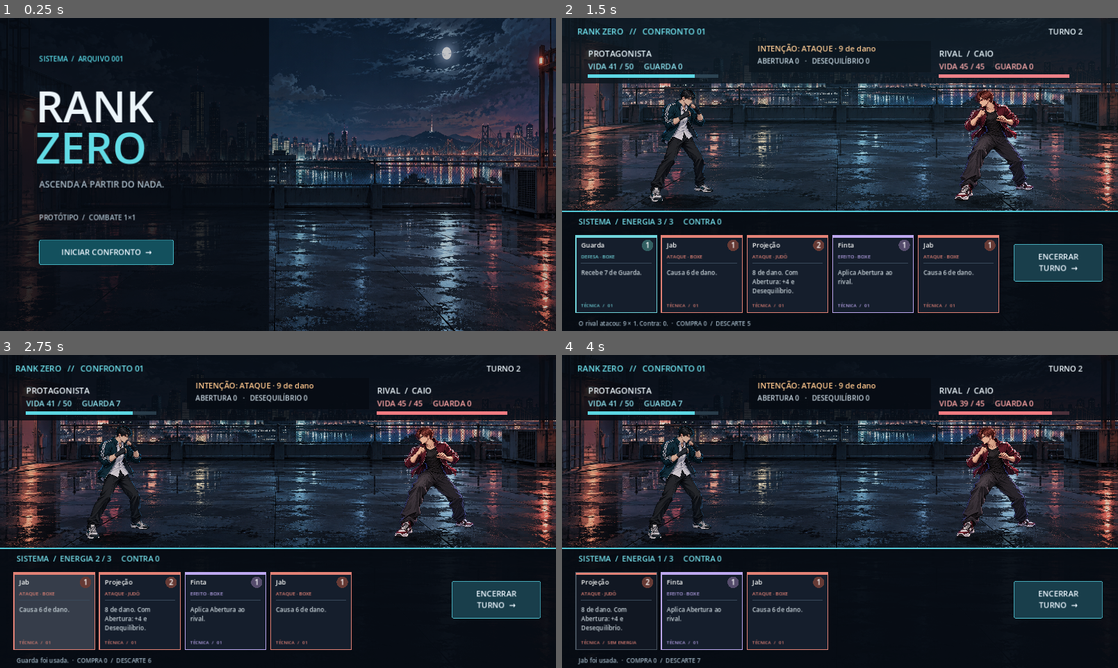
Above: before the commit, frames 1-4 (two rows, left to right).
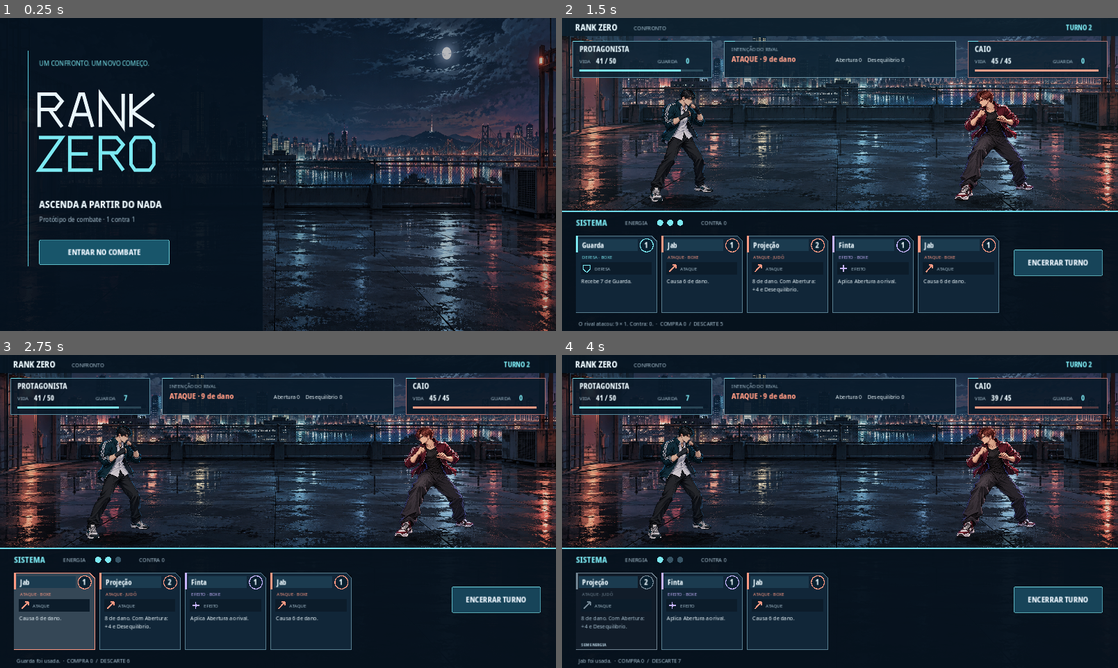
Above: after the commit, the same moments.

Repository: Georlan/rank-zero
Game: Godot game, scene res://scenes/main.tscn
Same seed, same stepped clock (60 frames per second), same inputs: the game is played once before the commit and once after it.
Inputs (mouse positions are in pixels of both pictures, inside the frame that each line leads up to):
- Up to frame 1 (0.25 s): no input
- Up to frame 2 (1.5 s): click "INICIAR CONFRONTO →" (after the commit: "ENTRAR NO COMBATE") at 0.5 s; click "ENCERRAR TURNO →" (after the commit: "ENCERRAR TURNO") at 1.25 s
- Up to frame 3 (2.75 s): tap Enter (ui_accept) at 2 s; move the mouse to (55, 611) at 2.02 s; hold Enter (ui_accept) from 2.03 s (still down); click (55, 611) at 2.17 s
- Up to frame 4 (4 s): release Enter (ui_accept) at 2.78 s; tap Enter (ui_accept) at 2.85, 3.02, 3.32 s; click (617, 611) at 2.92 s; hold Enter (ui_accept) from 3.53 s (still down); click (617, 611) at 3.67 s

The runs differ from the first frame. In frame 1, 5.3% of the frame differs, in the area x 3-49%, y 10-100%; in frame 2, 15%; in frame 3, 15%, in the area x 0-100%, y 1-99%; in frame 4, 14%.

Commit message:
Redesign combat interface and create original wordmark

Diff:
--- a/scripts/card_view.gd
+++ b/scripts/card_view.gd
@@ -1,32 +1,54 @@
 extends Control
 signal selected
+const Style = preload("res://scripts/ui_style.gd")
 var card: Dictionary
 var affordable := true
 var hovered := false
-const FONT_SIZE = 15
 func configure(data: Dictionary, can_play: bool) -> void:
- card = data
- affordable = can_play
+ card = data; affordable = can_play
  mouse_filter = Control.MOUSE_FILTER_STOP
  mouse_default_cursor_shape = Control.CURSOR_POINTING_HAND
+ focus_mode = Control.FOCUS_ALL
  mouse_entered.connect(func(): hovered = true; queue_redraw())
  mouse_exited.connect(func(): hovered = false; queue_redraw())
+ focus_entered.connect(queue_redraw)
+ focus_exited.connect(queue_redraw)
 func _gui_input(event: InputEvent) -> void:
- if event is InputEventMouseButton and event.button_index == MOUSE_BUTTON_LEFT and event.pressed and affordable:
-  selected.emit()
+ if affordable and ((event is InputEventMouseButton and event.button_index == MOUSE_BUTTON_LEFT and event.pressed) or (event.is_action_pressed("ui_accept") and has_focus())):
+  selected.emit(); accept_event()
+func _glyph(kind: String, accent: Color) -> void:
+ var c = Vector2(25, 75)
+ if kind in ["damage", "throw"]:
+  draw_line(c + Vector2(-7, 8), c + Vector2(8, -8), accent, 3)
+  draw_line(c + Vector2(0, -8), c + Vector2(8, -8), accent, 3)
+  draw_line(c + Vector2(8, -8), c + Vector2(8, 0), accent, 3)
+ elif kind in ["guard", "counter"]:
+  draw_polyline(PackedVector2Array([c+Vector2(-8,-7),c+Vector2(8,-7),c+Vector2(8,2),c+Vector2(0,9),c+Vector2(-8,2),c+Vector2(-8,-7)]), accent, 2)
+  if kind == "counter": draw_line(c+Vector2(-3,1), c+Vector2(4,-4),accent,2)
+ else:
+  draw_line(c+Vector2(-8,0),c+Vector2(8,0),accent,2)
+  draw_line(c+Vector2(0,-8),c+Vector2(0,8),accent,2)
+  draw_circle(c, 3, accent)
 func _draw() -> void:
  if card.is_empty(): return
- var colors = {"damage": Color("e38276"), "throw": Color("e38276"), "guard": Color("70d4db"), "counter": Color("70d4db"), "opening": Color("bda8f0")}
- var accent: Color = colors.get(card.effect, Color.WHITE)
- var bg = Color("151e2c") if affordable else Color("111722")
- if hovered and affordable: bg = bg.lightened(0.14)
- draw_rect(Rect2(Vector2.ZERO, size), bg)
- draw_rect(Rect2(Vector2.ZERO, size), accent if affordable else Color("45505c"), false, 2)
- draw_rect(Rect2(0,0,size.x,5), accent)
- draw_string(ThemeDB.fallback_font, Vector2(12,27), card.name, HORIZONTAL_ALIGNMENT_LEFT, size.x-46, 13 if card.name.length() > 15 else FONT_SIZE, Color("f3f4f3"))
- draw_circle(Vector2(size.x-21,22), 13, accent.darkened(0.55))
- draw_string(ThemeDB.fallback_font, Vector2(size.x-26,28), str(card.cost), HORIZONTAL_ALIGNMENT_LEFT, -1, 17, Color.WHITE)
- draw_string(ThemeDB.fallback_font, Vector2(12,52), card.type, HORIZONTAL_ALIGNMENT_LEFT, size.x-24, 11, accent)
- draw_line(Vector2(12,63), Vector2(size.x-12,63), Color("39495a"), 1)
- draw_multiline_string(ThemeDB.fallback_font, Vector2(12,90), card.description, HORIZONTAL_ALIGNMENT_LEFT, size.x-24, 14, 4, Color("c8d3d9"))
- draw_string(ThemeDB.fallback_font, Vector2(12,size.y-13), "TÉCNICA   /   %s" % ("01" if affordable else "SEM ENERGIA"), HORIZONTAL_ALIGNMENT_LEFT, size.x-24, 10, accent)
+ var colors = {"damage": Style.CORAL, "throw": Style.CORAL, "guard": Style.CYAN, "counter": Style.CYAN, "opening": Style.PURPLE}
+ var accent: Color = colors.get(card.effect, Style.TEXT)
+ if not affordable: accent = Color("718492")
+ var base = Color("112638") if affordable else Color("111c29")
+ if hovered and affordable: base = base.lightened(0.15)
+ draw_rect(Rect2(3,5,size.x-3,size.y-5), Color(0,0,0,0.38))
+ var polygon = PackedVector2Array([Vector2(0,0), Vector2(size.x-12,0), Vector2(size.x,12), Vector2(size.x,size.y), Vector2(0,size.y)])
+ draw_colored_polygon(polygon, base)
+ draw_polyline(PackedVector2Array([Vector2(0,size.y),Vector2(0,0),Vector2(size.x-12,0),Vector2(size.x,12),Vector2(size.x,size.y),Vector2(0,size.y)]), accent if hovered or has_focus() else Color("597f91"), 1.5)
+ draw_rect(Rect2(0,0,5,39), accent)
+ draw_rect(Rect2(7,8,size.x-51,27), Color("1b3b4f"))
+ draw_string(Style.DISPLAY, Vector2(14,28), card.name, HORIZONTAL_ALIGNMENT_LEFT, size.x-62, 16 if card.name.length() < 16 else 13, Style.TEXT)
+ draw_circle(Vector2(size.x-23,22), 15, Color("092131"))
+ draw_arc(Vector2(size.x-23,22), 15, 0, TAU, 32, accent, 2)
+ draw_string(Style.DISPLAY, Vector2(size.x-29,28), str(card.cost), HORIZONTAL_ALIGNMENT_LEFT, 16, 17, Style.TEXT)
+ draw_string(Style.BODY, Vector2(14,53), card.type, HORIZONTAL_ALIGNMENT_LEFT, size.x-28, 10, accent)
+ draw_rect(Rect2(11,61,size.x-22,29), Color("0c1c2a"))
+ _glyph(card.effect,accent)
+ draw_string(Style.BODY, Vector2(43,80), "EFEITO" if card.effect == "opening" else "REAÇÃO" if card.effect == "counter" else "DEFESA" if card.effect == "guard" else "ATAQUE", HORIZONTAL_ALIGNMENT_LEFT, size.x-55, 10, Style.MUTED)
+ draw_multiline_string(Style.BODY, Vector2(12,109), card.description, HORIZONTAL_ALIGNMENT_LEFT, size.x-24, 12, 4, Style.TEXT if affordable else Style.MUTED)
+ if not affordable: draw_string(Style.DISPLAY, Vector2(12,size.y-8), "SEM ENERGIA", HORIZONTAL_ALIGNMENT_LEFT, size.x-24, 10, Style.MUTED)
--- a/scripts/main.gd
+++ b/scripts/main.gd
@@ -1,6 +1,7 @@
 extends Control
 const Combat = preload("res://scripts/combat.gd")
 const Cards = preload("res://data/cards.gd")
+const Style = preload("res://scripts/ui_style.gd")
 const CardView = preload("res://scripts/card_view.gd")
 const Rooftop = preload("res://assets/art/rooftop_empty.png")
 const FighterActor = preload("res://scripts/fighter_actor.gd")
@@ -27,8 +28,9 @@
  b.text = label
  b.position = pos; b.size = size
  b.add_theme_font_size_override("font_size", 18)
+ b.add_theme_font_override("font", Style.DISPLAY)
  b.add_theme_color_override("font_color", Color("eef7ff"))
- var box = StyleBoxFlat.new(); box.bg_color = color; box.border_color = Color("59d9e8"); box.set_border_width_all(1); box.set_corner_radius_all(4); box.content_margin_left = 10; box.content_margin_right = 10
+ var box = StyleBoxFlat.new(); box.bg_color = color; box.border_color = Color("7ce9f2"); box.set_border_width_all(1); box.set_corner_radius_all(3); box.content_margin_left = 10; box.content_margin_right = 10
  b.add_theme_stylebox_override("normal", box)
  var hover = box.duplicate(); hover.bg_color = color.lightened(0.18); b.add_theme_stylebox_override("hover", hover)
  var disabled = box.duplicate(); disabled.bg_color = Color("17202b"); disabled.border_color = Color("384554"); b.add_theme_stylebox_override("disabled", disabled)
@@ -38,7 +40,7 @@
 func _show_title() -> void:
  fight_serial += 1; pending_jab_result = ""
  screen = "title"; hero_actor.reset_actor(); rival_actor.reset_actor(); hero_actor.hide(); rival_actor.hide(); _clear_buttons()
- _button("INICIAR CONFRONTO  →", Vector2(90, 510), Vector2(310, 58), _start, Color("13505d"))
+ _button("ENTRAR NO COMBATE", Vector2(90, 510), Vector2(300, 58), _start, Color("18556a"))
  queue_redraw()
 func _start() -> void:
  fight_serial += 1; pending_jab_result = ""; result_visible = false
@@ -60,7 +62,7 @@
    view.configure(card, card.cost <= battle.energy)
    view.selected.connect(_play.bind(i))
    add_child(view); buttons.append(view)
-  _button("ENCERRAR\nTURNO  →", Vector2(1040, 520), Vector2(205, 86), _end_turn, Color("193e4b"))
+  _button("ENCERRAR TURNO", Vector2(1040, 533), Vector2(205, 60), _end_turn, Color("174459"))
  queue_redraw()
 func _play(index: int) -> void:
  if index < 0 or index >= battle.hand.size(): return
@@ -106,40 +108,81 @@
 func _process(_delta: float) -> void:
  if flash > 0.0: queue_redraw()
 func _text(value: String, x: float, y: float, size: int, color: Color = Color("ecf5fa")) -> void:
- draw_string(ThemeDB.fallback_font, Vector2(x,y), value, HORIZONTAL_ALIGNMENT_LEFT, -1, size, color)
+ draw_string(Style.BODY, Vector2(x,y), value, HORIZONTAL_ALIGNMENT_LEFT, -1, size, color)
+func _display(value: String, x: float, y: float, size: int, color: Color = Style.TEXT) -> void:
+ draw_string(Style.DISPLAY, Vector2(x,y), value, HORIZONTAL_ALIGNMENT_LEFT, -1, size, color)
+func _panel(rect: Rect2, edge: Color = Color("588a9d")) -> void:
+ draw_rect(rect, Color(0.035, 0.10, 0.16, 0.91))
+ draw_rect(rect, edge, false, 1)
+ draw_line(rect.position, rect.position + Vector2(24, 0), Style.CYAN, 2)
+func _mark(label: String, x: float, y: float, scale: float, color: Color) -> void:
+ # Original geometric wordmark, not a general-purpose typeface.
+ var paths = {
+  "R": [[0,1,0,0,0.72,0,1,0.22,0.72,0.47,0,0.47],[0.46,0.47,1,1]],
+  "A": [[0,1,0.45,0,0.60,0,1,1],[0.18,0.63,0.82,0.63]],
+  "N": [[0,1,0,0,1,1,1,0]],
+  "K": [[0,0,0,1],[1,0,0.05,0.55,1,1]],
+  "Z": [[0,0,1,0,0,1,1,1]],
+  "E": [[1,0,0,0,0,1,1,1],[0,0.5,0.78,0.5]],
+  "O": [[0.18,0,0.82,0,1,0.18,1,0.82,0.82,1,0.18,1,0,0.82,0,0.18,0.18,0]]
+ }
+ var cursor = x
+ for letter in label:
+  if letter == " ": cursor += scale * 0.35; continue
+  for path in paths.get(letter, []):
+   var points = PackedVector2Array()
+   for i in range(0,path.size(),2): points.append(Vector2(cursor + path[i]*scale*0.7, y + path[i+1]*scale))
+   draw_polyline(points, color, maxf(3.0, scale*0.09), true)
+  cursor += scale * 0.94
 func _draw() -> void:
  draw_texture_rect(Rooftop, Rect2(0,0,1280,720), false)
- draw_rect(Rect2(0,0,1280,720), Color(0.02,0.04,0.08,0.24))
+ draw_rect(Rect2(0,0,1280,720), Color(0.01,0.035,0.07,0.28))
  if screen == "title":
-  draw_rect(Rect2(0,0,620,720), Color(0.025,0.045,0.075,0.80))
-  _text("SISTEMA  /  ARQUIVO 001", 90, 100, 16, Color("58d8e6"))
-  _text("RANK", 82, 240, 100)
-  _text("ZERO", 82, 335, 100, Color("61dbe5"))
-  _text("ASCENDA A PARTIR DO NADA.", 90, 390, 20, Color("aabcc9"))
-  _text("PROTÓTIPO  /  COMBATE 1×1", 90, 465, 16, Color("aabcc9"))
+  draw_rect(Rect2(0,0,605,720), Color(0.02,0.07,0.12,0.93))
+  draw_line(Vector2(65,76),Vector2(65,572),Color("5bcfe1"),2)
+  _text("UM CONFRONTO. UM NOVO COMEÇO.",90,110,14,Style.CYAN)
+  _mark("RANK", 90, 175, 75, Style.TEXT)
+  _mark("ZERO", 90, 275, 75, Style.CYAN)
+  draw_line(Vector2(90,395),Vector2(430,395),Color("497a8f"),1)
+  _display("ASCENDA A PARTIR DO NADA",90,437,23,Style.TEXT)
+  _text("Protótipo de combate · 1 contra 1",90,469,14,Style.MUTED)
   return
- # Frame the floor inside the playable arena, above the card tray.
  draw_texture_rect_region(Rooftop, Rect2(0,0,1280,445), Rect2(0,120,1956,684))
- draw_rect(Rect2(0,0,1280,445), Color(0.02,0.04,0.08,0.14))
- draw_rect(Rect2(0,0,1280,150), Color(0.025,0.045,0.075,0.85))
- draw_rect(Rect2(0,445,1280,275), Color(0.025,0.045,0.075,0.96))
- draw_line(Vector2(0,445), Vector2(1280,445), Color("54c8d6"), 2)
- draw_rect(Rect2(430,53,420,72), Color(0.025,0.045,0.075,0.87))
- _text("RANK ZERO   //   CONFRONTO 01", 35, 38, 19, Color("6ee2ed"))
- _text("TURNO %d" % battle.turn, 1120, 38, 18)
- _text("PROTAGONISTA", 60, 89, 19)
- _text("VIDA %d / 50     GUARDA %d" % [battle.hp, battle.guard], 60, 118, 18, Color("8ce2ee"))
- _text("RIVAL  /  CAIO", 868, 89, 19)
- _text("VIDA %d / 45     GUARDA %d" % [battle.enemy_hp, battle.enemy_guard], 868, 118, 18, Color("ffa5a5"))
- draw_rect(Rect2(60,130,300,7), Color("283b49")); draw_rect(Rect2(60,130,300.0*battle.hp/50,7), Color("5bd6e2"))
- draw_rect(Rect2(868,130,300,7), Color("49303a")); draw_rect(Rect2(868,130,300.0*battle.enemy_hp/45,7), Color("f17b81"))
- _text("INTENÇÃO: " + battle.intent.label, 450, 77, 18, Color("ffc78d"))
- _text("ABERTURA %d   ·   DESEQUILÍBRIO %d" % [battle.opening, battle.off_balance], 450, 105, 16, Color("c7d5df"))
- _text("SISTEMA  /  ENERGIA %d / 3     CONTRA %d" % [battle.energy, battle.counter], 38, 475, 18, Color("73dce7"))
- _text("%s  ·  COMPRA %d  /  DESCARTE %d" % [battle.log, battle.deck.size(), battle.discard.size()], 38, 708, 14, Color("9db1bf"))
+ draw_rect(Rect2(0,0,1280,445), Color(0.02,0.04,0.08,0.12))
+ draw_rect(Rect2(0,0,1280,42),Color(0.025,0.08,0.13,0.95))
+ _display("RANK ZERO",30,29,20,Style.TEXT)
+ _text("CONFRONTO",165,28,12,Style.MUTED)
+ _display("TURNO %d" % battle.turn,1160,28,16,Style.CYAN)
+ _panel(Rect2(25,54,320,83))
+ _panel(Rect2(935,54,320,83), Color("a56d6c"))
+ _display("PROTAGONISTA",40,78,17,Style.TEXT)
+ _display("CAIO",950,78,17,Style.TEXT)
+ _text("VIDA",40,104,11,Style.MUTED)
+ _display("%d / 50" % battle.hp,78,105,16,Style.TEXT)
+ _text("GUARDA",220,104,11,Style.MUTED)
+ _display(str(battle.guard),285,105,16,Style.CYAN)
+ _text("VIDA",950,104,11,Style.MUTED)
+ _display("%d / 45" % battle.enemy_hp,988,105,16,Style.TEXT)
+ _text("GUARDA",1130,104,11,Style.MUTED)
+ _display(str(battle.enemy_guard),1195,105,16,Style.CYAN)
+ draw_rect(Rect2(40,118,285,5), Color("284454")); draw_rect(Rect2(40,118,285.0*battle.hp/50,5), Style.CYAN)
+ draw_rect(Rect2(950,118,285,5), Color("4f3940")); draw_rect(Rect2(950,118,285.0*battle.enemy_hp/45,5), Style.CORAL)
+ _panel(Rect2(374,54,532,83), Color("688b9d"))
+ _text("INTENÇÃO DO RIVAL",390,76,11,Style.MUTED)
+ _display(battle.intent.label,390,101,18,Style.CORAL)
+ _text("Abertura %d    Desequilíbrio %d" % [battle.opening,battle.off_balance],630,101,12,Style.TEXT)
+ draw_rect(Rect2(0,445,1280,275),Color(0.025,0.07,0.115,0.97))
+ draw_line(Vector2(0,445),Vector2(1280,445),Color("71dbe9"),2)
+ _display("SISTEMA",32,478,19,Style.CYAN)
+ _text("ENERGIA",145,476,12,Style.MUTED)
+ for i in range(3):
+  draw_circle(Vector2(226 + i*23,471),7,Style.CYAN if i < battle.energy else Color("365364"))
+ _text("CONTRA %d" % battle.counter,320,476,12,Style.MUTED)
+ _text("%s  ·  COMPRA %d  /  DESCARTE %d" % [battle.log, battle.deck.size(), battle.discard.size()], 38, 708, 12, Style.MUTED)
  if flash > 0: draw_rect(Rect2(0,0,1280,440), Color(0.5,0.9,1.0,flash * 0.2))
  if battle.result != "" and result_visible:
-  draw_rect(Rect2(0,0,1280,720), Color(0.02,0.04,0.08,0.91))
-  _text("CONFRONTO ENCERRADO", 470, 250, 22, Color("72dce7"))
-  _text(battle.result.to_upper(), 465, 350, 70)
-  _text("O resultado desta luta é apenas o início.", 465, 405, 18, Color("b2c4cd"))
+  draw_rect(Rect2(0,0,1280,720), Color(0.02,0.04,0.08,0.94))
+  _panel(Rect2(430,205,420,230))
+  _text("CONFRONTO ENCERRADO",468,251,15,Style.CYAN)
+  _display(battle.result.to_upper(),468,340,62,Style.TEXT)
+  _text("O resultado desta luta é apenas o início.",468,397,14,Style.MUTED)
--- /dev/null
+++ b/scripts/ui_style.gd
@@ -0,0 +1,9 @@
+extends RefCounted
+const BODY = preload("res://assets/fonts/NotoSans-Regular.ttf")
+const DISPLAY = preload("res://assets/fonts/NotoSans-CondensedExtraBold.ttf")
+const INK = Color("081625")
+const TEXT = Color("eaf6fb")
+const MUTED = Color("a8c1d0")
+const CYAN = Color("7ce9f2")
+const CORAL = Color("ff9a83")
+const PURPLE = Color("c7b4ff")
Not shown, added: assets/fonts/LICENSE-NOTO.txt
Binary file added: assets/fonts/NotoSans-CondensedExtraBold.ttf
Not shown, added: assets/fonts/NotoSans-CondensedExtraBold.ttf.import
Binary file added: assets/fonts/NotoSans-Regular.ttf
Not shown, added: assets/fonts/NotoSans-Regular.ttf.import
Not shown, added: scripts/ui_style.gd.uid
Not shown, changed: assets/README.md
Not shown, changed: docs/VISUAL_DIRECTION.md
